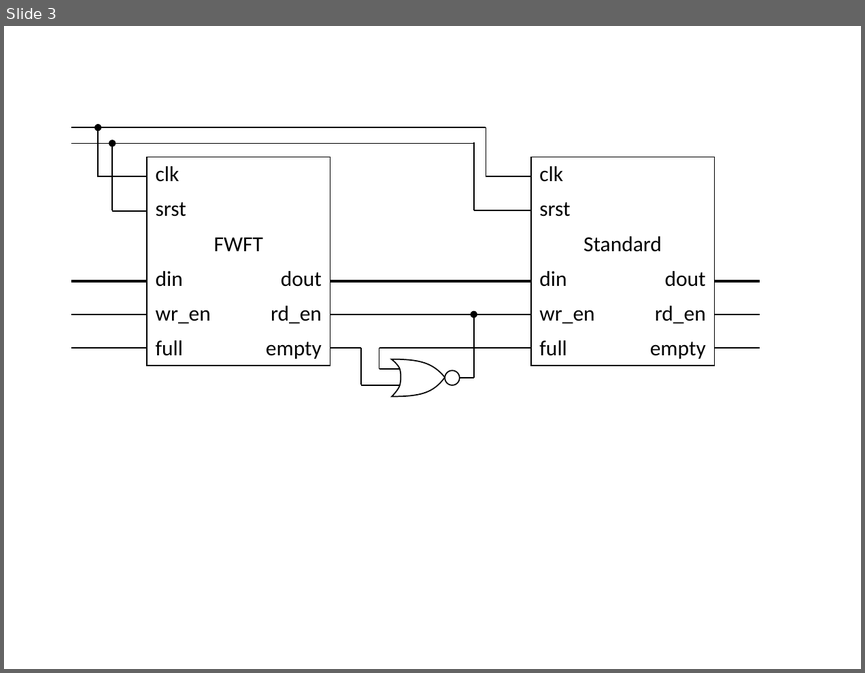
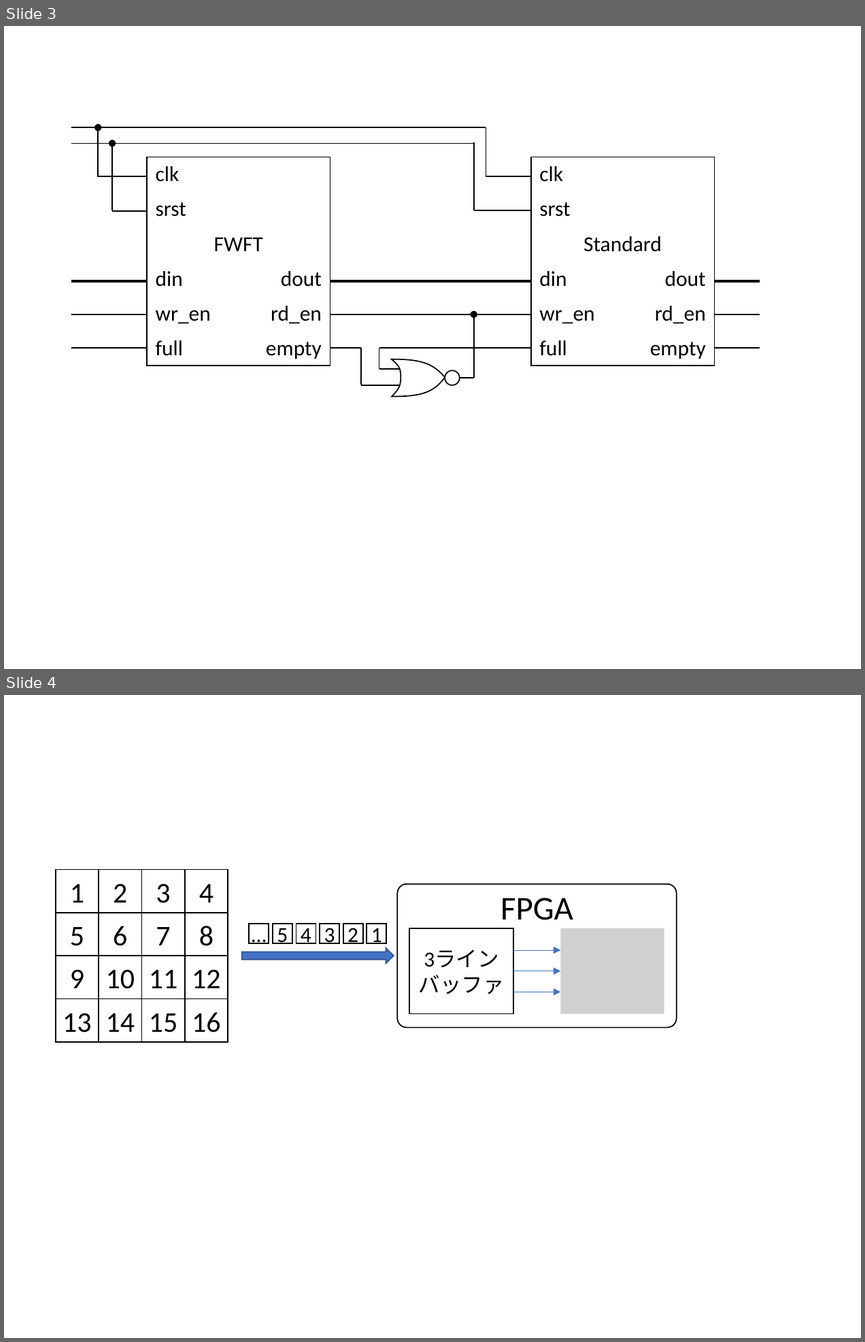
Before and after one commit to HDL-tutorial/documents, a slide deck: figure.pptx. Shown one above the other, each under a label of ours: slide 3 before the commit, slides 3 and 4 after it. The pictures are 865x673 and 865x1342 pixels, drawn with LibreOffice and Linux fonts; fonts in the diff are those of the drawing; grey boxes stand for pictures. Boxes give left, top, right and bottom in pixels: in the first picture for what was removed or moved away, otherwise in the second. Text is boxed around its words. In the diff, an @@ line names an element or a change of style, - is before the commit and + after.

```diff
--- a/figure.pptx
+++ b/figure.pptx
@@ slide 4 added at [4, 695, 861, 1338], background #FFFFFF @@
@@ group added at [56, 870, 677, 1041]: 23 rectangles, 3 arrows, 1 right arrow, 1 rounded rectangle, 1 picture @@
+1
+2
+3
+4
+5
+6
+7
+8
+9
+10
+11
+12
+13
+14
+15
+16
+1
+2
+3
+4
+5
+…
+FPGA
+3ラインバッファ
```
Also in this commit, not shown: 2 other slides added, 5 other files.
